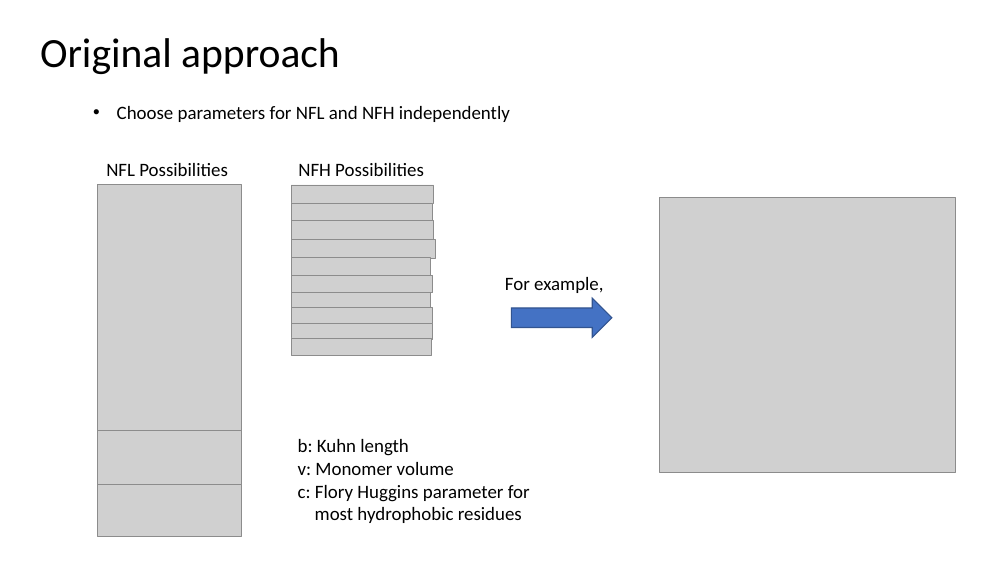
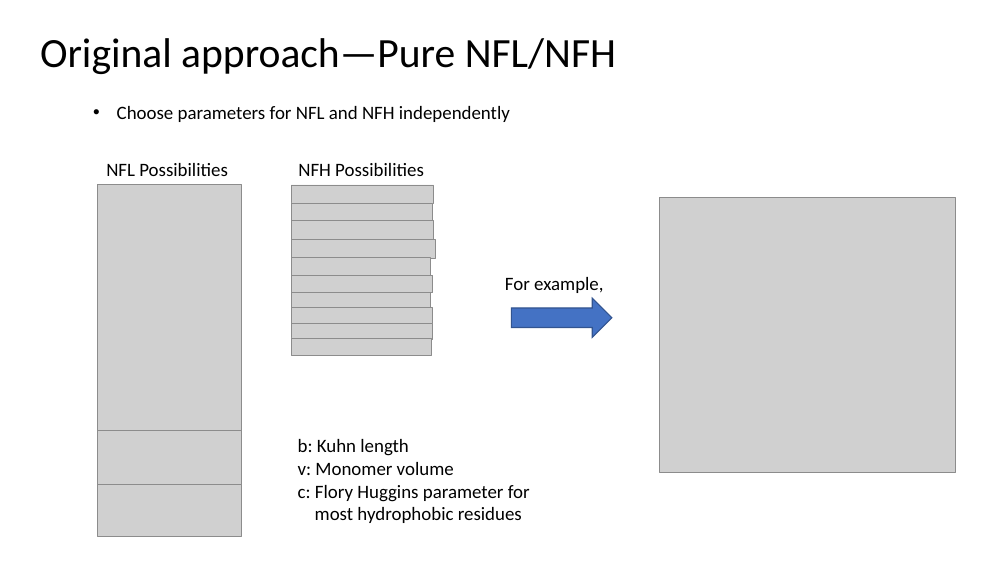
Before and after one commit to tyokokur/presentations, a slide deck: slide 2 of 20220331 EAD Update.pptx. Drawn at 1008x567 pixels with LibreOffice and Linux fonts; fonts in the diff are those of the drawing; grey boxes stand for pictures. Boxes give left, top, right and bottom in pixels: in the first picture for what was removed or moved away, otherwise in the second. Text is boxed around its words. In the diff, an @@ line names an element or a change of style, - is before the commit and + after.

```diff
--- a/20220331 EAD Update.pptx
+++ b/20220331 EAD Update.pptx
@@ title at box(40, 38, 616, 74): text changed @@
-Original approach
+Original approach—Pure NFL/NFH
```
Also in this commit, not shown: 2 slides added, 1 slide removed.
